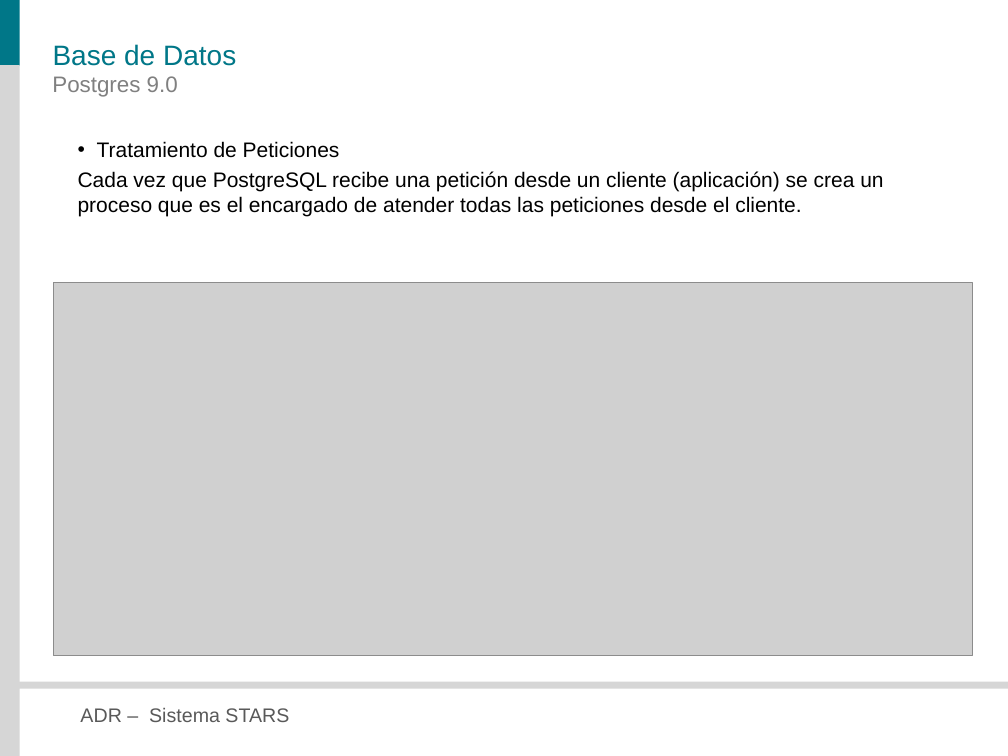
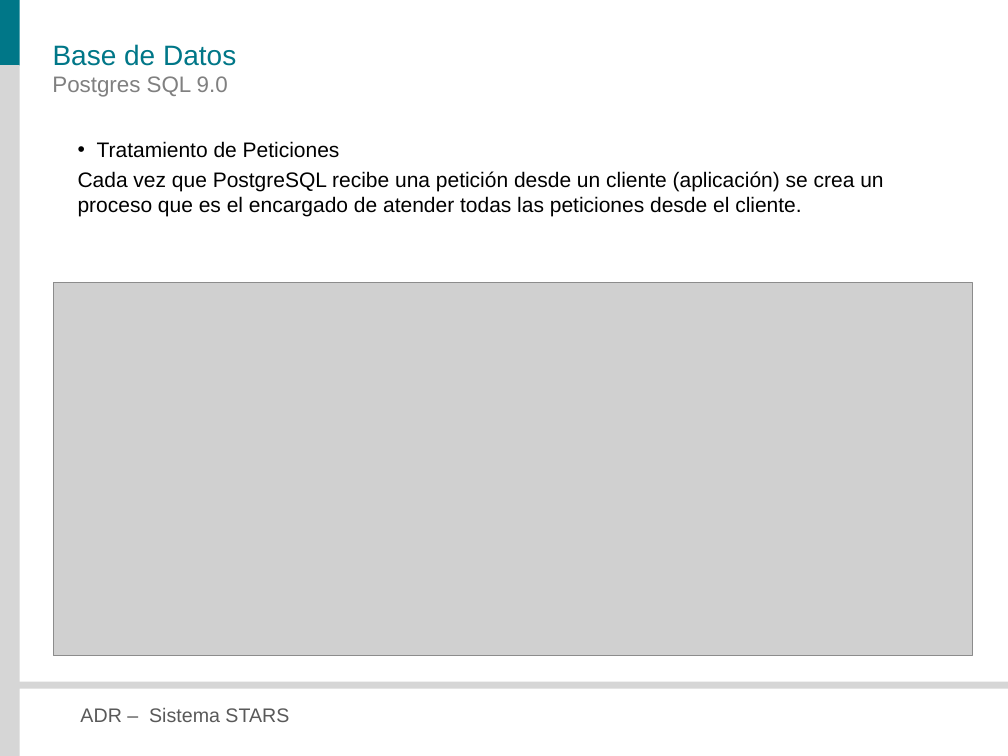
Before and after one commit to veritoreinoso/adr-2010, a slide deck: slide 9 of Presentacion.pptx. Drawn at 1008x756 pixels with LibreOffice and Linux fonts; fonts in the diff are those of the drawing; grey boxes stand for pictures. Boxes give left, top, right and bottom in pixels: in the first picture for what was removed or moved away, otherwise in the second. Text is boxed around its words. In the diff, an @@ line names an element or a change of style, - is before the commit and + after.

```diff
--- a/Presentacion.pptx
+++ b/Presentacion.pptx
@@ text at [52, 76, 228, 97]: text changed @@
-Postgres 9.0
+Postgres SQL 9.0
```
Also in this commit, not shown: 8 other slides changed, 2 other files.
